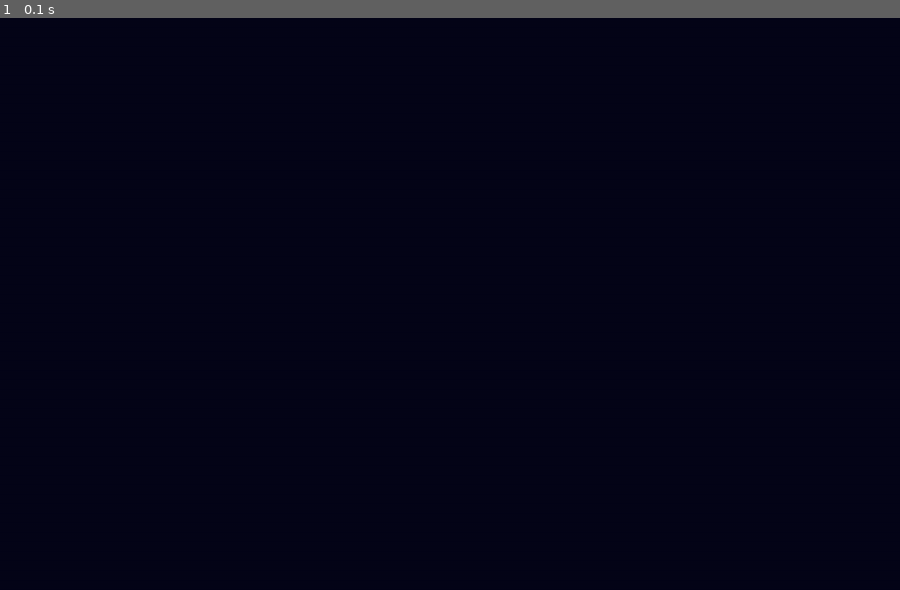
Above: before the commit, frame 1.
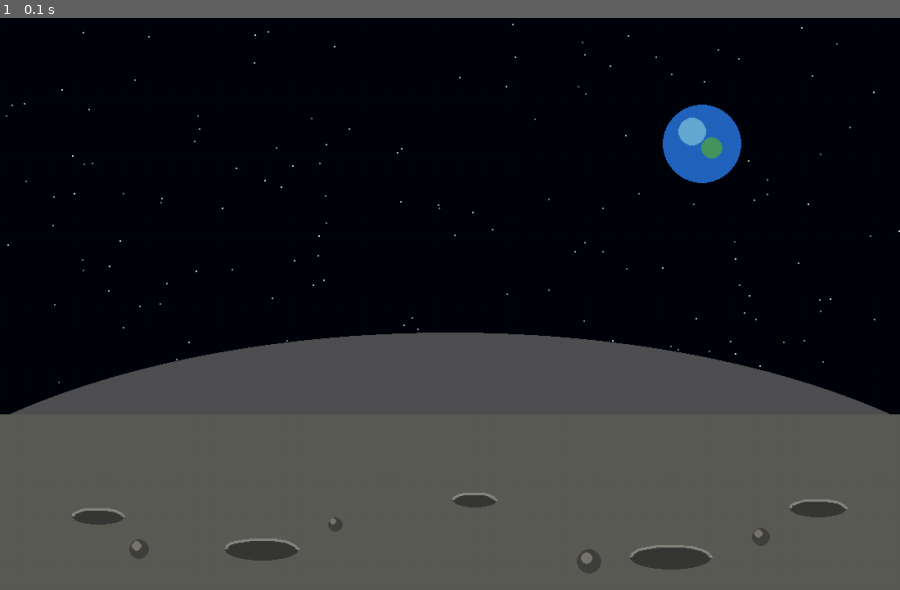
Above: after the commit, the same moment.

Repository: meghana-468/ECLIPSE
Game: pygame game, started from level2.py
Two runs of this game, one before a commit and one after it. Both use one fixed random seed, a clock stepped at 60 frames per second and the inputs below.
Inputs:
- Up to frame 1 (0.1 s): no input

The runs differ from the first frame. In frame 1, 41% of the frame differs, in the area x 0-100%, y 0-100%.

Commit message:
Add initial moon surface environment

Diff:
--- a/level2.py
+++ b/level2.py
@@ -21,9 +21,111 @@
     def update(self, dt):
         pass
 
+
     def draw(self):
-        self.screen.fill((5, 5, 25))
-        pygame.display.flip()
+        # 1. Space background
+        self.screen.fill((3, 4, 12))
+
+    # 2. Stars
+        import random
+
+        random.seed(10)
+
+        for _ in range(150):
+           x = random.randint(0, self.width)
+           y = random.randint(0, int(self.height * 0.65))
+           brightness = random.randint(100, 220)
+
+           pygame.draw.circle(
+            self.screen,
+            (brightness, brightness, brightness),
+            (x, y),
+            1
+           )
+
+    # 3. Earth in the sky
+        earth_x = int(self.width * 0.78)
+        earth_y = int(self.height * 0.22)
+        earth_radius = 48
+
+        pygame.draw.circle(
+           self.screen,
+           (35, 100, 190),
+           (earth_x, earth_y),
+           earth_radius
+        )
+
+        pygame.draw.circle(
+        self.screen,
+        (100, 170, 210),
+        (earth_x - 12, earth_y - 15),
+        17
+        )
+
+        pygame.draw.circle(
+        self.screen,
+        (70, 150, 95),
+        (earth_x + 12, earth_y + 5),
+        13
+        )
+
+    # 4. Moon horizon
+        horizon_y = int(self.height * 0.65)
+
+        pygame.draw.ellipse(
+        self.screen,
+        (80, 80, 83),
+        (-self.width * 0.2, horizon_y - 70,
+         self.width * 1.4, self.height)
+         )
+
+    # 5. Lunar surface
+        pygame.draw.rect(
+        self.screen,
+        (92, 91, 87),
+        (0, horizon_y + 30, self.width, self.height)
+        )
+
+    # 6. Surface craters
+        craters = [
+        (120, 610, 65, 20),
+        (320, 650, 90, 27),
+        (580, 590, 55, 18),
+        (820, 660, 100, 30),
+        (1000, 600, 70, 22),
+        ]
+
+        for x, y, width, height in craters:
+            pygame.draw.ellipse( self.screen, (55, 55, 54), (x - width // 2, y - height // 2, width, height) )
+            pygame.draw.arc( self.screen, (135, 133, 127), (x - width // 2, y - height // 2, width, height), 0, 3.14, 3 )
+
+    # 7. Rocks on the surface
+        rocks = [
+        (170, 650, 12),
+        (410, 620, 9),
+        (720, 665, 15),
+        (930, 635, 11),
+        ]
+
+        for x, y, radius in rocks:
+            pygame.draw.circle(
+            self.screen,
+            (65, 64, 61),
+            (x, y),
+            radius
+            )
+
+            pygame.draw.circle(
+            self.screen,
+            (120, 117, 110),
+            (x - 3, y - 4),
+            radius // 2
+            )
+
+    # 8. Display the frame
+            pygame.display.flip()
+
+
 
     def run(self):
         while self.running:
